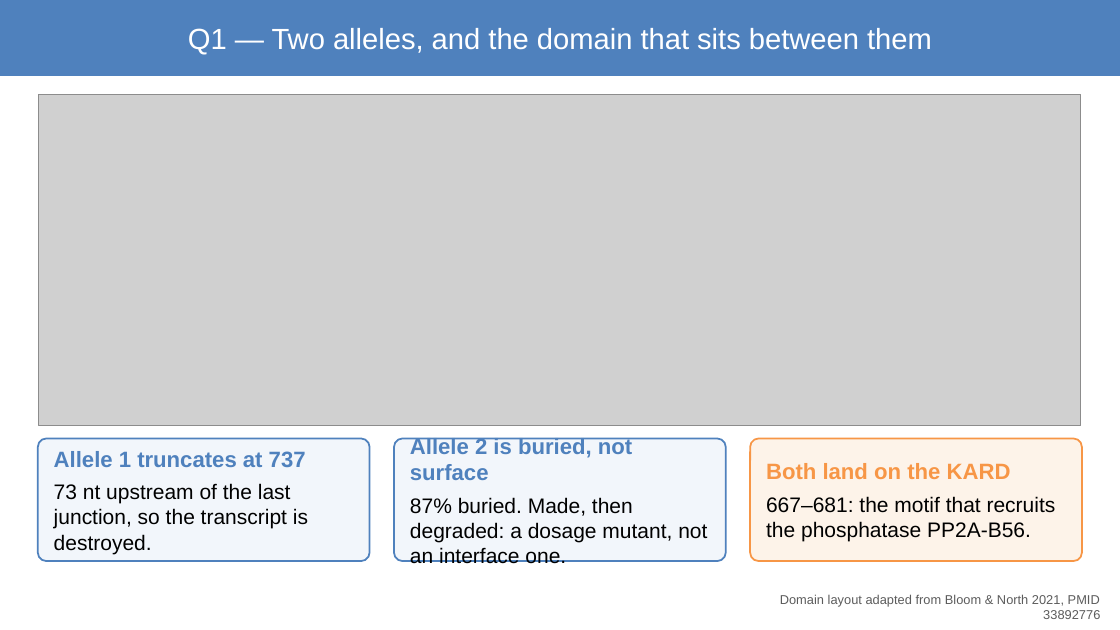
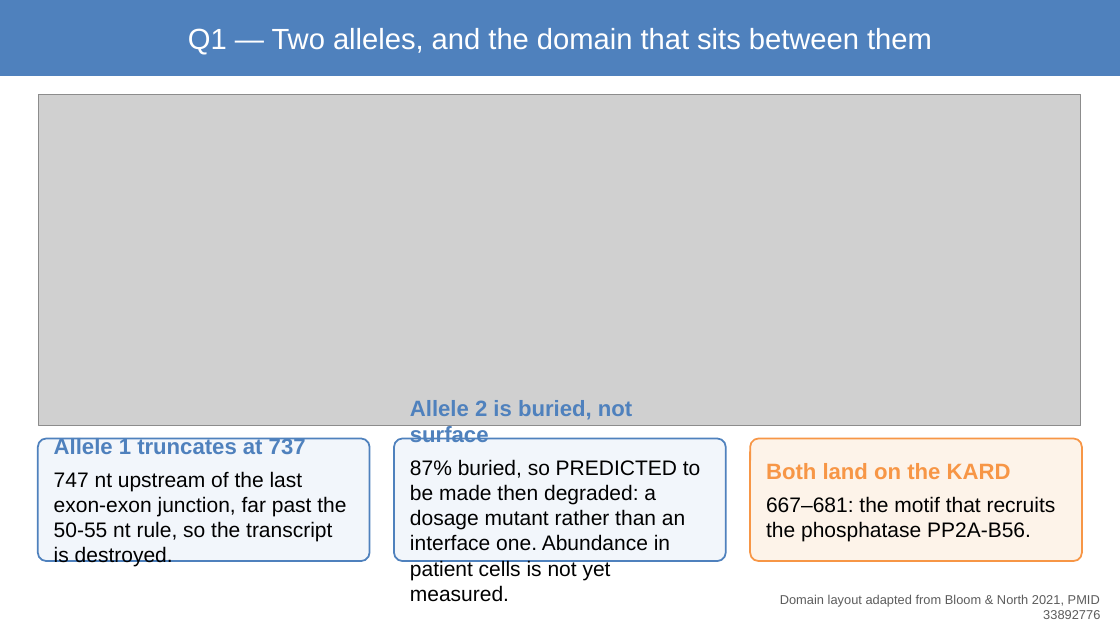
Before and after one commit to asheus/mva-track2-2026, a slide deck: slide 4 of docs/mva/MVA-Track2.pptx. Drawn at 1120x630 pixels with LibreOffice and Linux fonts; fonts in the diff are those of the drawing; grey boxes stand for pictures. Boxes give left, top, right and bottom in pixels: in the first picture for what was removed or moved away, otherwise in the second. Text is boxed around its words. In the diff, an @@ line names an element or a change of style, - is before the commit and + after.

```diff
--- a/docs/mva/MVA-Track2.pptx
+++ b/docs/mva/MVA-Track2.pptx
@@ text in rounded rectangle at [54, 471, 346, 567]: text changed @@
-73 nt upstream of the last junction, so the transcript is destroyed.
+747 nt upstream of the last exon-exon junction, far past the 50-55 nt rule, so the transcript is destroyed.
@@ text in rounded rectangle at [410, 459, 700, 602]: text changed @@
-87% buried. Made, then degraded: a dosage mutant, not an interface one.
+87% buried, so PREDICTED to be made then degraded: a dosage mutant rather than an interface one. Abundance in patient cells is not yet measured.
```
Also in this commit, not shown: 3 other slides changed, 10 other files.
